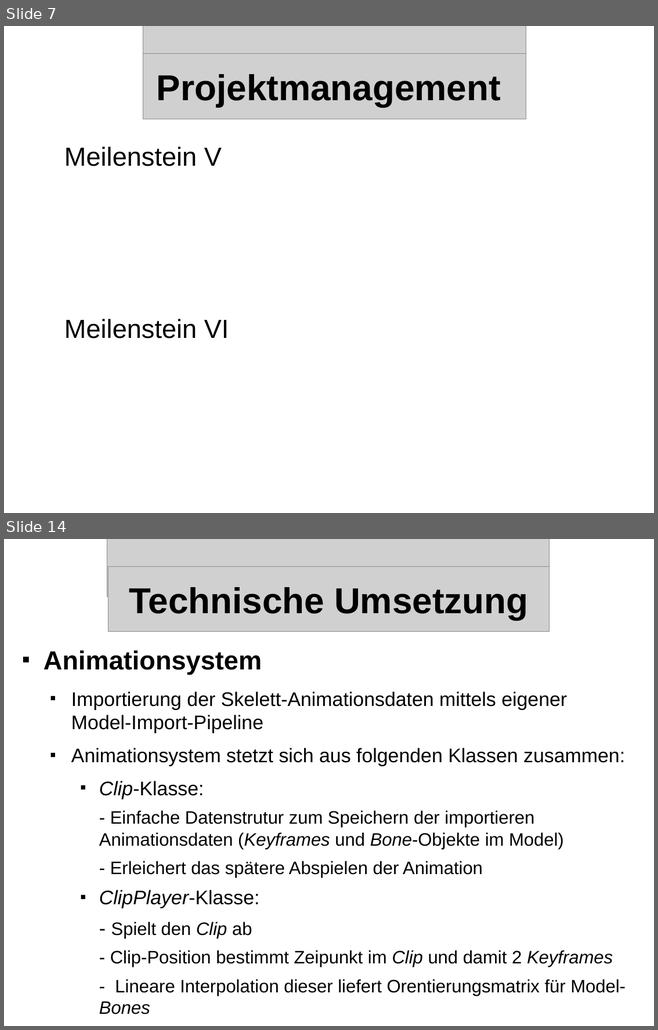
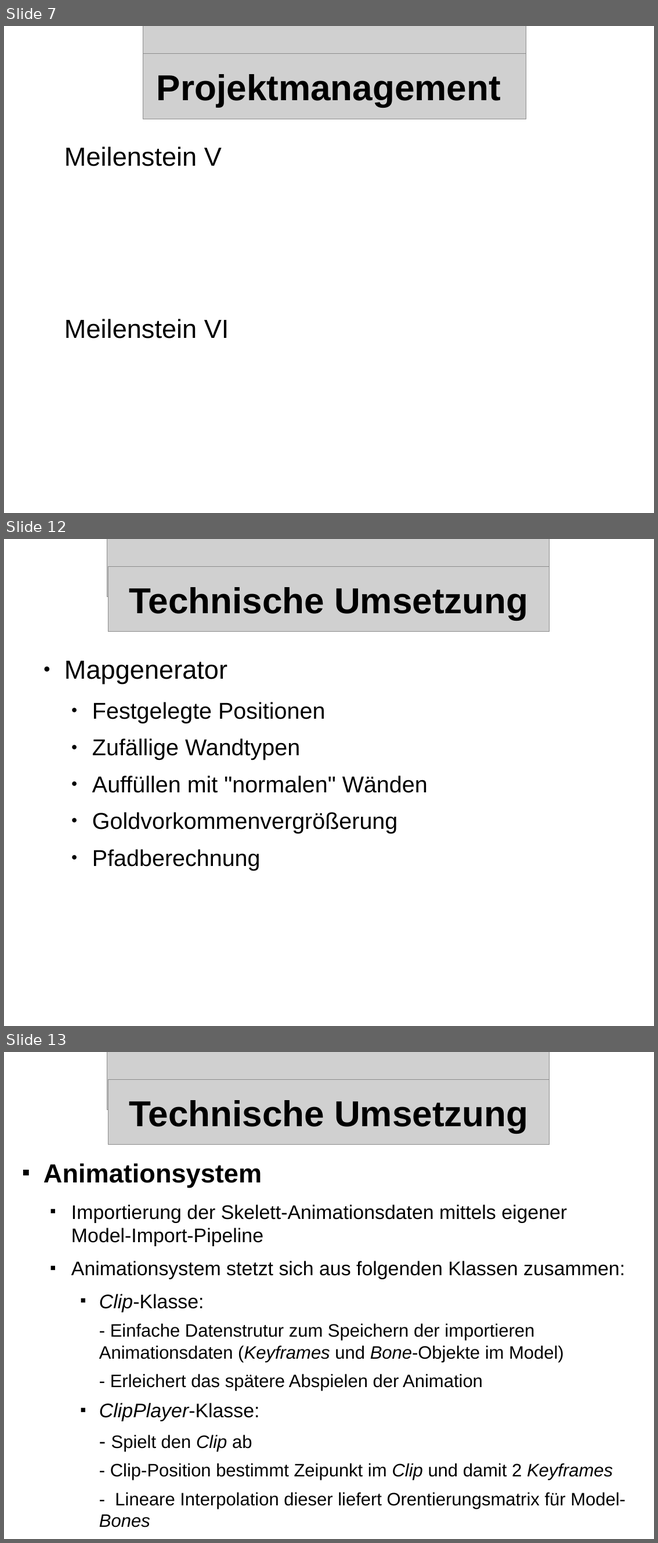
Before and after one commit to streber91/3D-Game-Project, a slide deck: Documents/Präsentationen/Underlord Abschlusspräsentation.odp. Shown one above the other, each under a label of ours: slides 7 and 14 before the commit, slides 7, 12 and 13 after it; the slides between them are not shown. The pictures are 658x1030 and 658x1543 pixels, drawn with LibreOffice and Linux fonts; fonts in the diff are those of the drawing; grey boxes stand for pictures; background and template pictures are left out. Boxes give left, top, right and bottom in pixels: in the first picture for what was removed or moved away, otherwise in the second. Text is boxed around its words. In the diff, an @@ line names an element or a change of style, - is before the commit and + after.

```diff
--- a/Documents/Präsentationen/Underlord Abschlusspräsentation.odp
+++ b/Documents/Präsentationen/Underlord Abschlusspräsentation.odp
@@ slide 12 added at (4,539,654,1026), background picture (left out) @@
@@ picture added at (107,539,549,597) @@
@@ picture added at (108,567,549,632) @@
@@ title added at (129,587,528,620), 44 pt, text #000000, bold @@
+Technische Umsetzung
@@ text added at (64,661,427,870), 28 pt, text #000000 @@
+● Mapgenerator
+  ● Festgelegte Positionen
+  ● Zufällige Wandtypen
+  ● Auffüllen mit "normalen" Wänden
+  ● Goldvorkommenvergrößerung
+  ● Pfadberechnung
@@ what was slide 14 is now slide 13 @@
```
Also in this commit, not shown: 4 other slides added, 6 slides removed, 1 other file.
